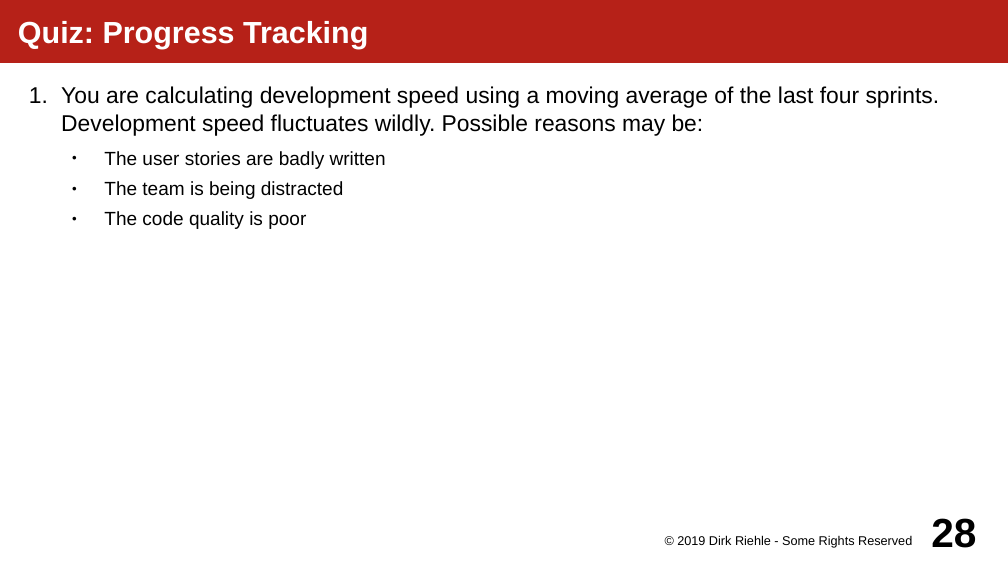
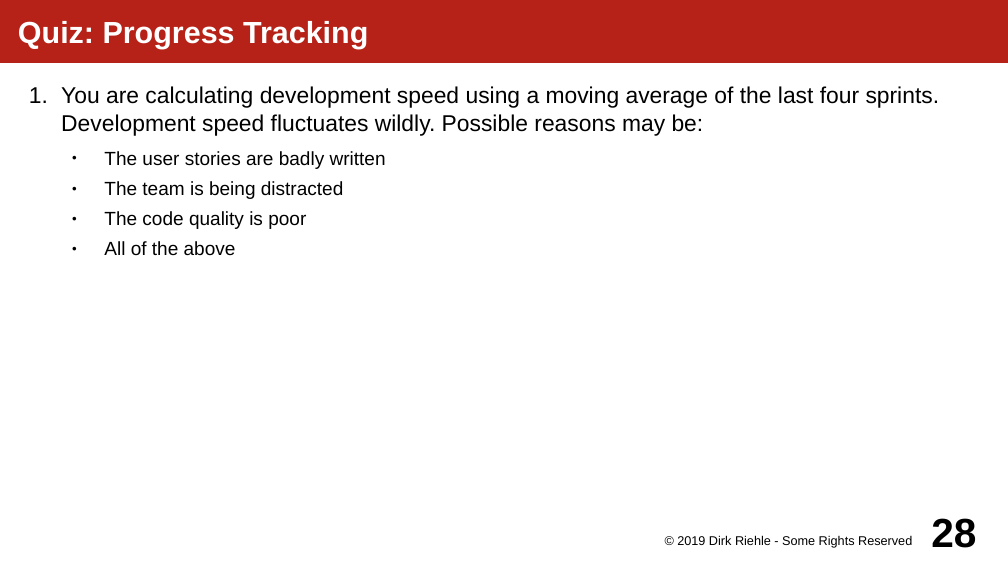
Before and after one commit to dirkriehle/amos-course, a slide deck: slide 28 of Lecture slides/AMOS D02 - Planning and Tracking.odp. Drawn at 1008x567 pixels with LibreOffice and Linux fonts; fonts in the diff are those of the drawing. Boxes give left, top, right and bottom in pixels: in the first picture for what was removed or moved away, otherwise in the second. Text is boxed around its words. In the diff, an @@ line names an element or a change of style, - is before the commit and + after.

Commit message:
Improved DoD in planning and tracking.

```diff
--- a/Lecture slides/AMOS D02 - Planning and Tracking.odp
+++ b/Lecture slides/AMOS D02 - Planning and Tracking.odp
@@ text at [104, 241, 236, 255]: paragraph added @@
+  ● All of the above
```
Also in this commit, not shown: 4 other slides changed, 2 other files.
